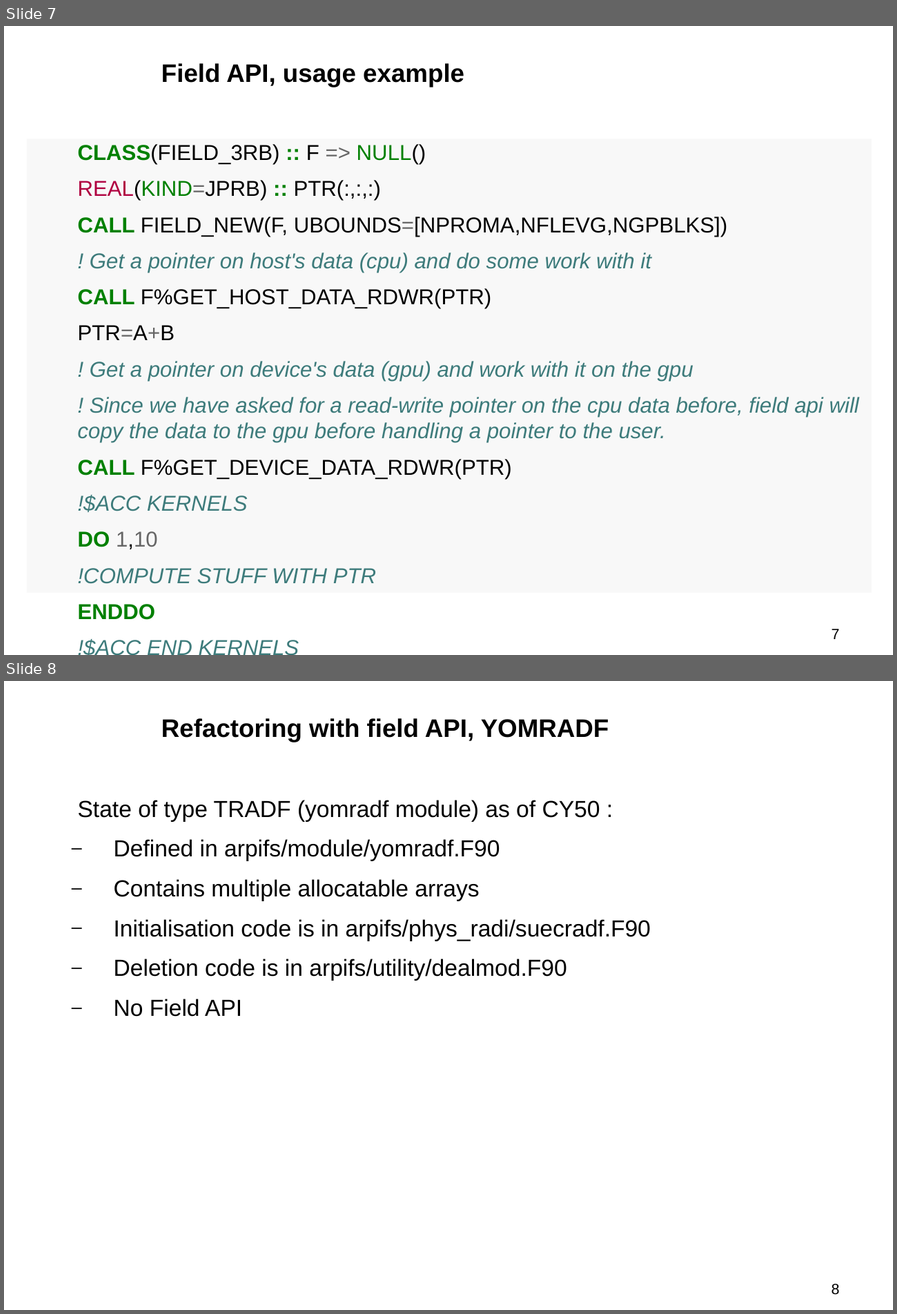
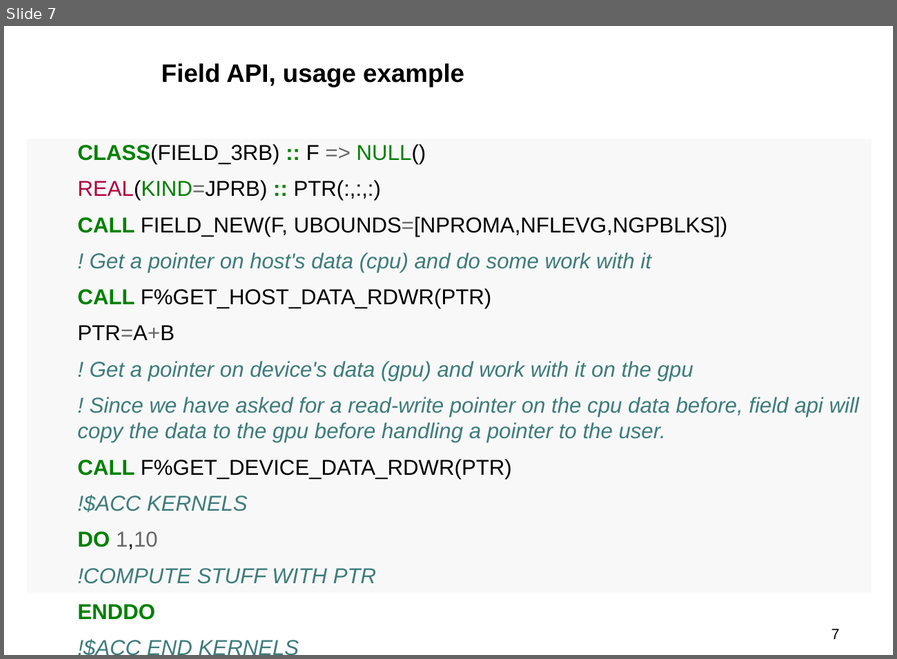
Before and after one commit to dareg/accord-ww-2025, a slide deck: 2025-10-22-accord_working_week.odp. Shown one above the other, each under a label of ours: slides 7 and 8 before the commit, slide 7 after it. The pictures are 897x1314 and 897x659 pixels, drawn with LibreOffice and Linux fonts; fonts in the diff are those of the drawing; background and template pictures are left out. Boxes give left, top, right and bottom in pixels: in the first picture for what was removed or moved away, otherwise in the second. Text is boxed around its words. In the diff, an @@ line names an element or a change of style, - is before the commit and + after.

```diff
--- a/2025-10-22-accord_working_week.odp
+++ b/2025-10-22-accord_working_week.odp
@@ slide 8 removed at (4, 681, 893, 1310), background #FFFFFF @@
@@ title removed at (161, 718, 609, 742) @@
-Refactoring with field API, YOMRADF
@@ text removed at (78, 800, 651, 1016) @@
-State of type TRADF (yomradf module) as of CY50 :
-  – Defined in arpifs/module/yomradf.F90
-  – Contains multiple allocatable arrays
-  – Initialisation code is in arpifs/phys_radi/suecradf.F90
-  – Deletion code is in arpifs/utility/dealmod.F90
-  – No Field API
@@ page number removed at (831, 1283, 840, 1294) @@
-8
```
Also in this commit, not shown: 3 slides changed, 2 other slides removed, 1 other file.
